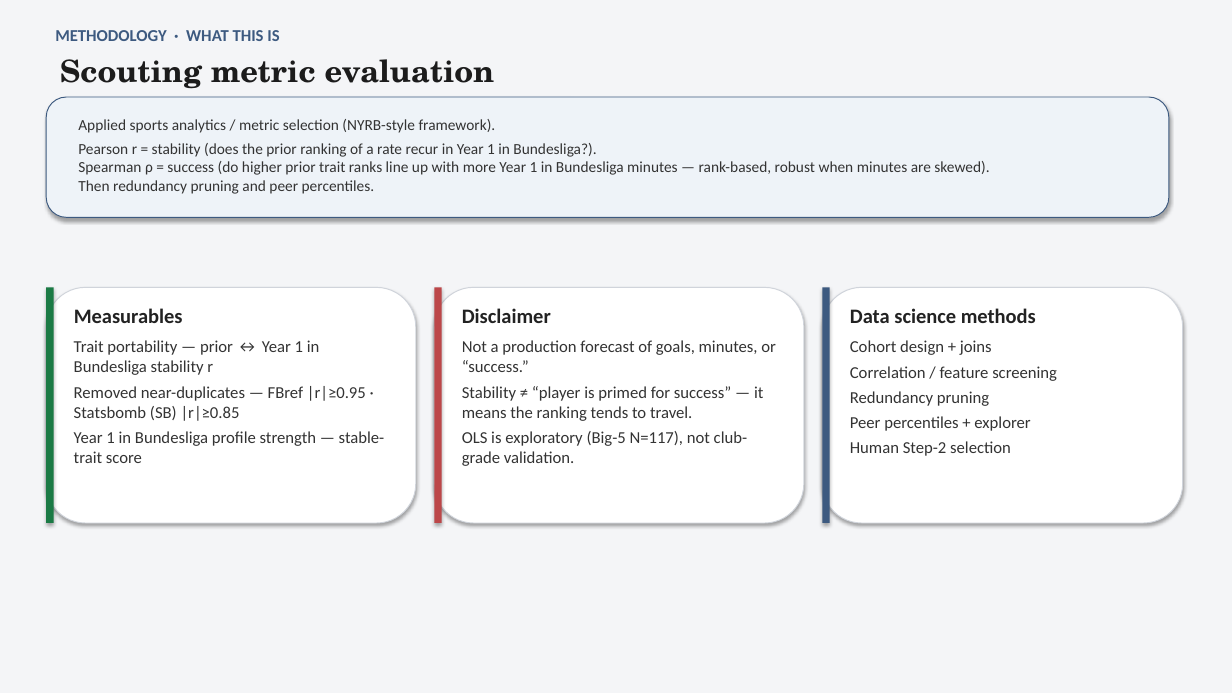
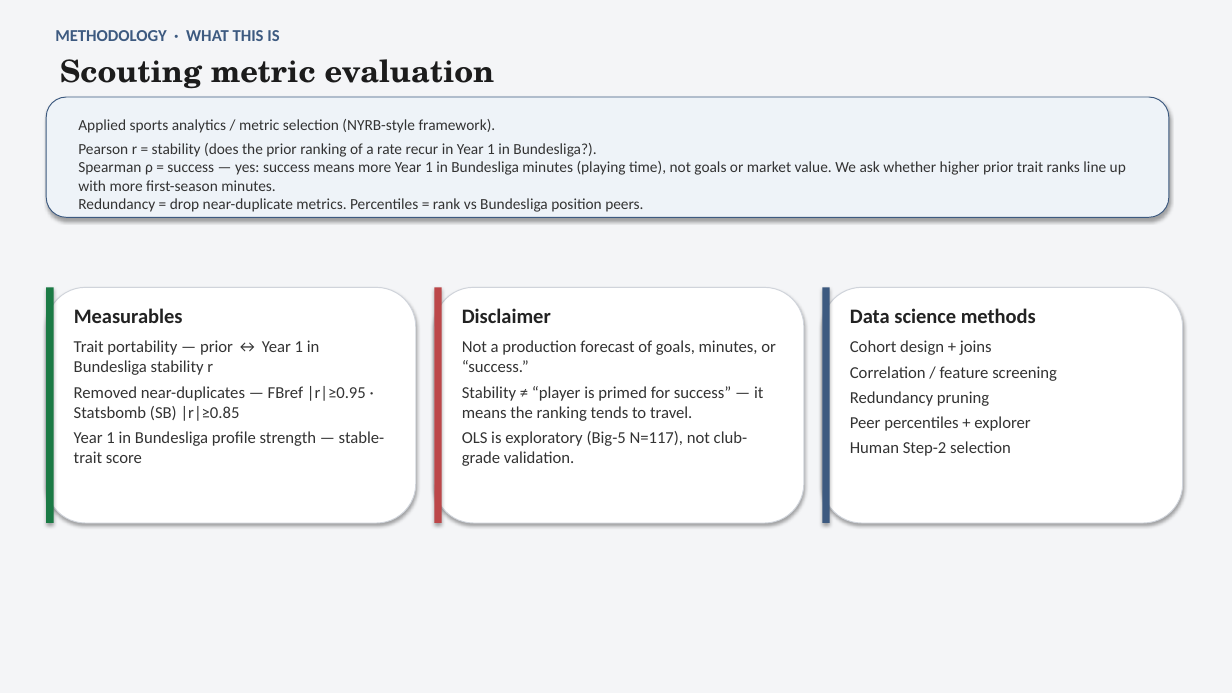
Before and after one commit to colbymorris08/bundesliga-transfer-traits, a slide deck: slide 4 of bundesliga_transfer_traits.pptx. Drawn at 1232x693 pixels with LibreOffice and Linux fonts; fonts in the diff are those of the drawing. Boxes give left, top, right and bottom in pixels: in the first picture for what was removed or moved away, otherwise in the second. Text is boxed around its words. In the diff, an @@ line names an element or a change of style, - is before the commit and + after.

```diff
--- a/bundesliga_transfer_traits.pptx
+++ b/bundesliga_transfer_traits.pptx
@@ text at [78, 161, 1126, 212]: text changed @@
-Spearman ρ = success (do higher prior trait ranks line up with more Year 1 in Bundesliga minutes — rank-based, robust when minutes are skewed).
-Then redundancy pruning and peer percentiles.
+Spearman ρ = success — yes: success means more Year 1 in Bundesliga minutes (playing time), not goals or market value. We ask whether higher prior trait ranks line up with more first-season minutes.
+Redundancy = drop near-duplicate metrics. Percentiles = rank vs Bundesliga position peers.
```
Also in this commit, not shown: 12 other slides changed.
